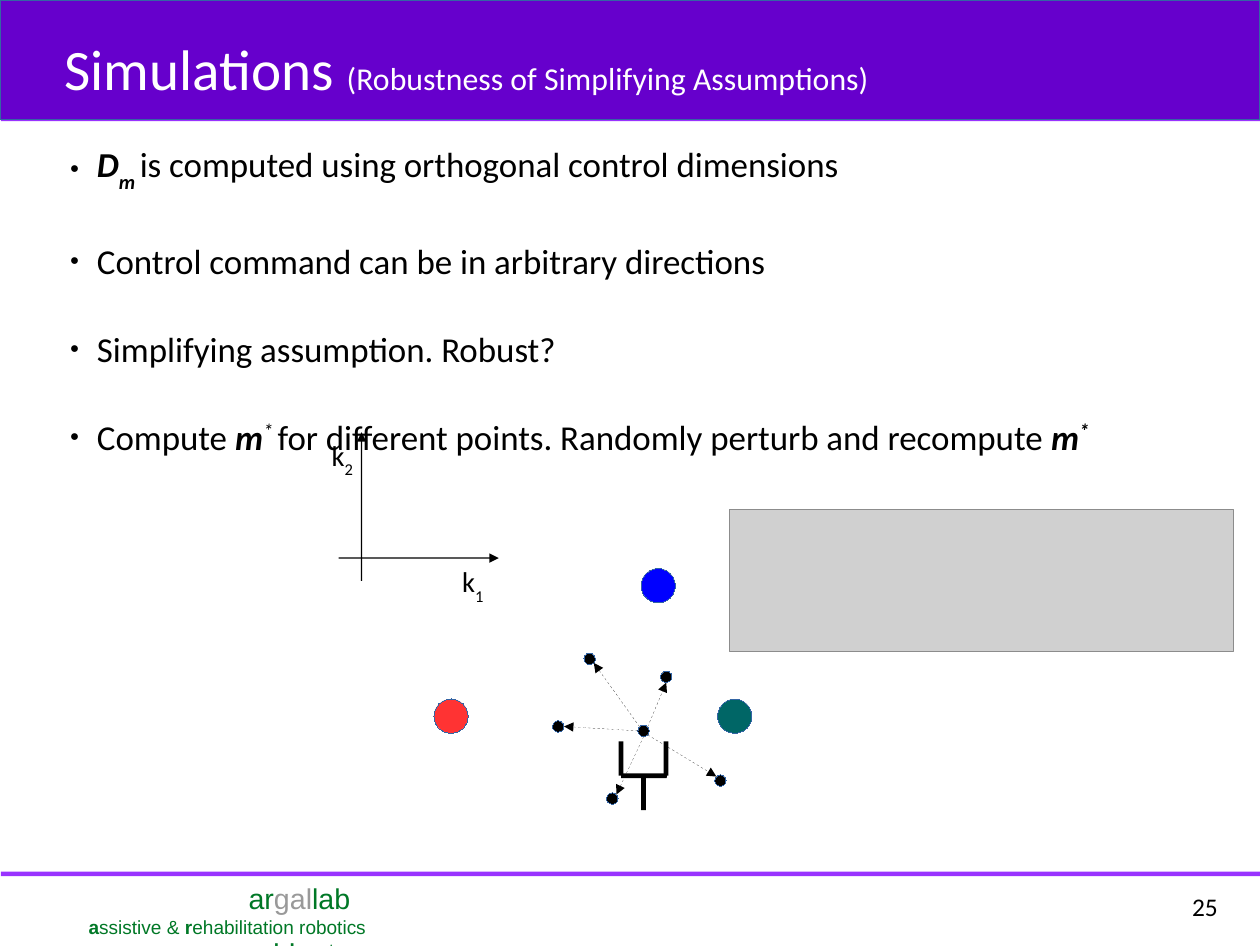
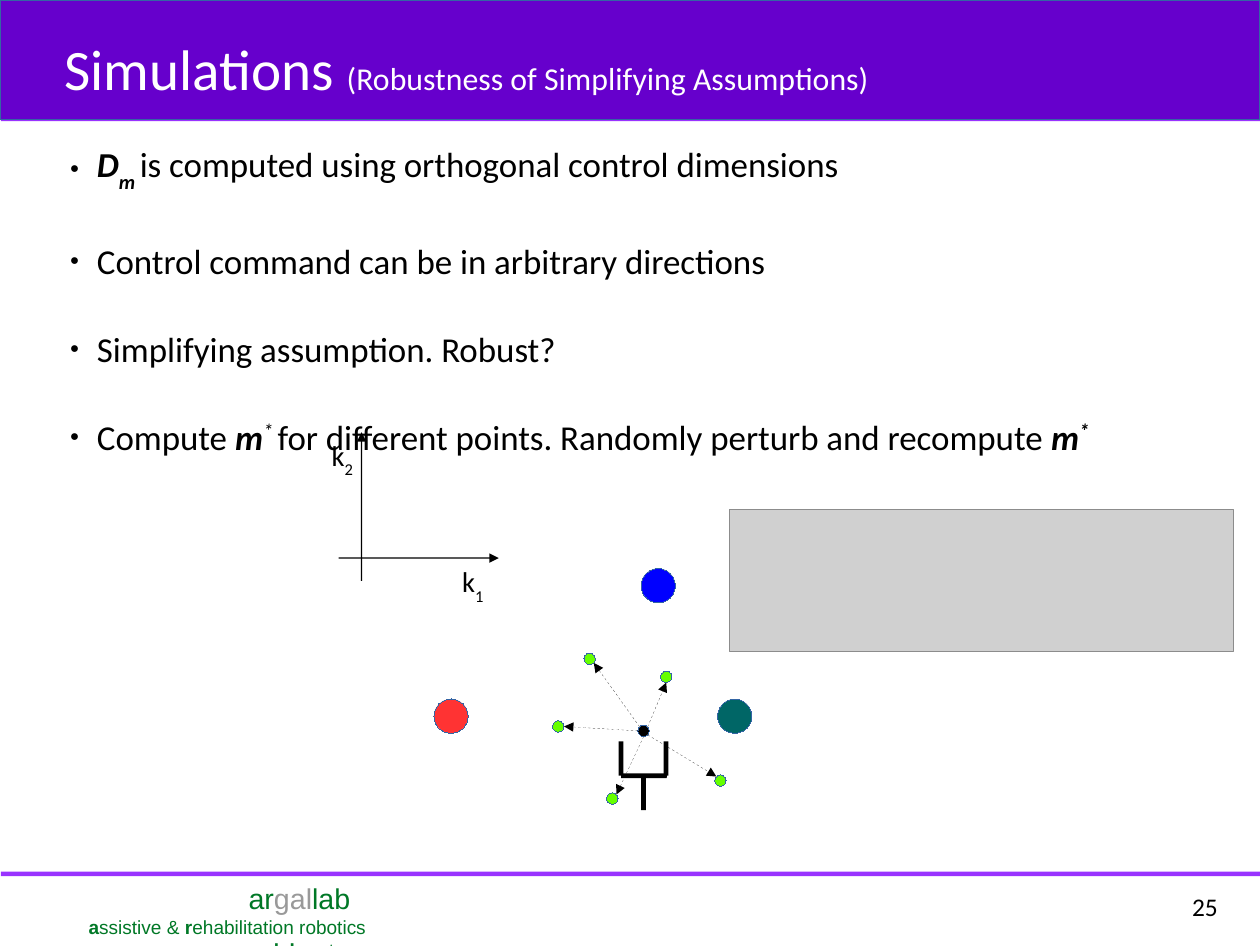
Before and after one commit to deepakgopinath/Quals_Stuff, a slide deck: slide 25 of Presentation/Deepak_ME_Quals.odp. Drawn at 1260x946 pixels with LibreOffice and Linux fonts; fonts in the diff are those of the drawing; grey boxes stand for pictures. Boxes give left, top, right and bottom in pixels: in the first picture for what was removed or moved away, otherwise in the second. Text is boxed around its words. In the diff, an @@ line names an element or a change of style, - is before the commit and + after.

```diff
--- a/Presentation/Deepak_ME_Quals.odp
+++ b/Presentation/Deepak_ME_Quals.odp
@@ fill #000000 to #66FF00 in 5 elements at (661,671,672,683), (584,653,596,664), (552,720,564,732), (607,792,619,804), (715,774,726,785) @@
```
Also in this commit, not shown: 9 other slides changed.
